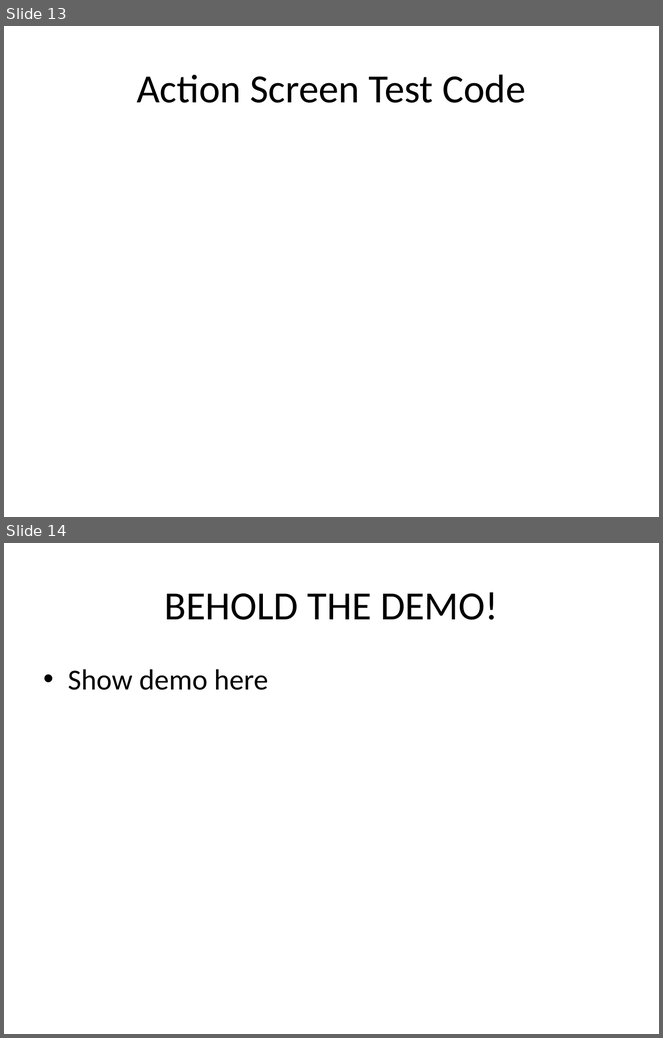
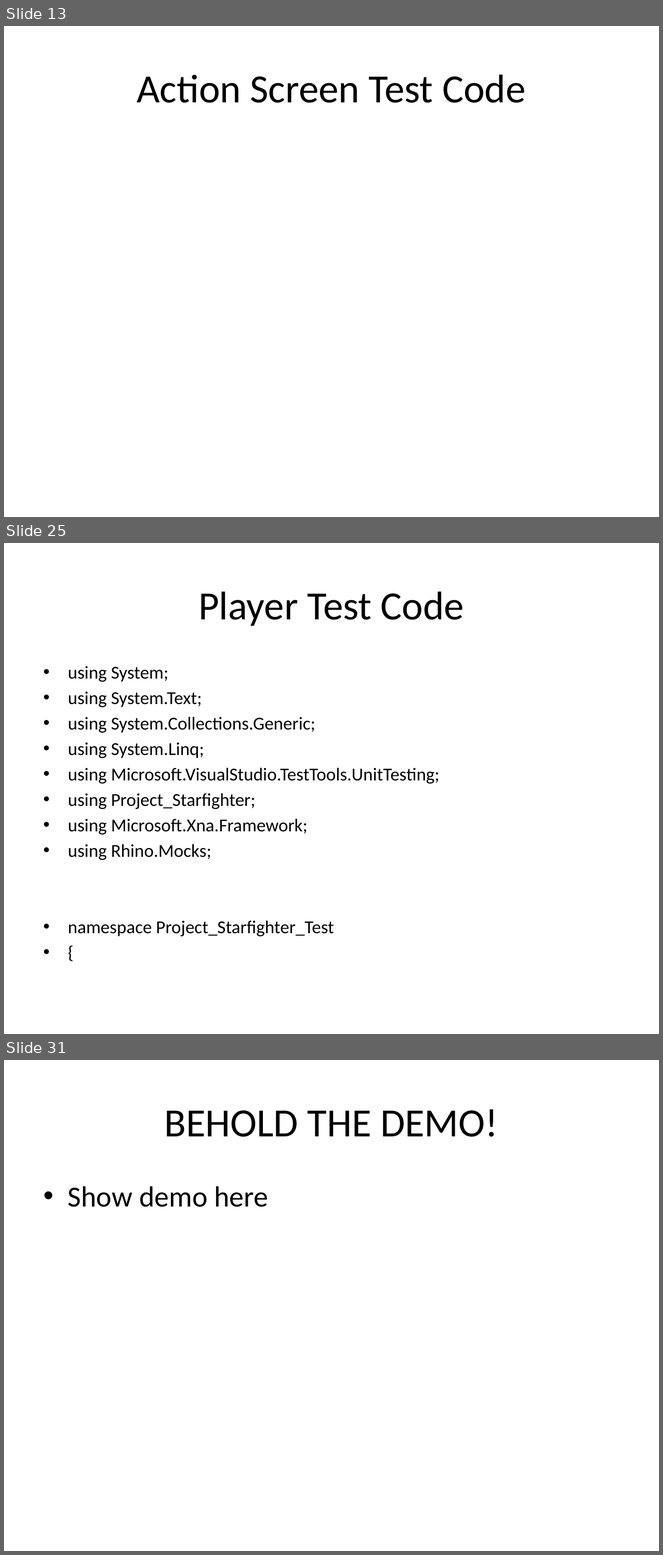
Before and after one commit to csce3513/Team15, a slide deck: Project Starfighter 1.0.pptx. Shown one above the other, each under a label of ours: slides 13 and 14 before the commit, slides 13, 25 and 31 after it; the slides between them are not shown. The pictures are 663x1038 and 663x1555 pixels, drawn with LibreOffice and Linux fonts; fonts in the diff are those of the drawing; background and template pictures are left out. Boxes give left, top, right and bottom in pixels: in the first picture for what was removed or moved away, otherwise in the second. Text is boxed around its words. In the diff, an @@ line names an element or a change of style, - is before the commit and + after.

```diff
--- a/Project Starfighter 1.0.pptx
+++ b/Project Starfighter 1.0.pptx
@@ slide 25 added at [4,543,659,1034], background picture (left out) @@
@@ title added at [198,591,464,626], 44 pt, text #000000 @@
+Player Test Code
@@ text added at [68,666,440,937], 20 pt, text #000000 @@
+• using System;
+• using System.Text;
+• using System.Collections.Generic;
+• using System.Linq;
+• using Microsoft.VisualStudio.TestTools.UnitTesting;
+• using Project_Starfighter;
+• using Microsoft.Xna.Framework;
+• using Rhino.Mocks;
+• namespace Project_Starfighter_Test
+• {
@@ what was slide 14 is now slide 31 @@
```
Also in this commit, not shown: 16 other slides added.
